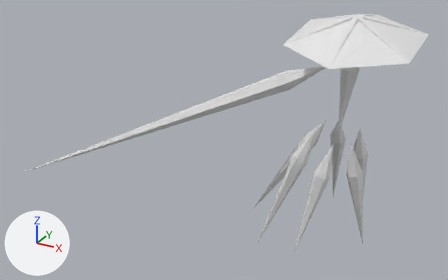
A saved change to the glTF model glb_imports/Clarity.glb.
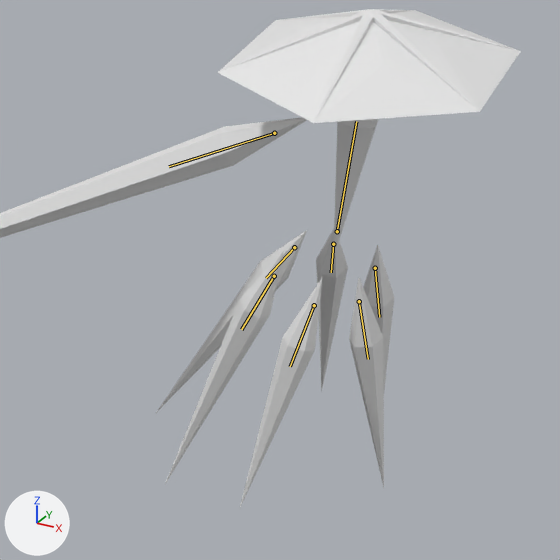
Each version is shown whole from a 50 mm lens placed at (17.7, -56.7, 27.9), pointed at (-15.2, 3.2, -2.0), then close up on the part from 40% to 100% of the width and 3% to 100% of the height. Arrows for +X, +Y and +Z are at lower left; the lights stay in place. The first two pictures are the older version. Both versions are drawn at frame 0 of the action 'WalkLeftAggressive'; the numbers are the values there. The bones that change, and the others that lie on the model, are drawn over the model as lines in the close-ups.

Names of what the first close-up shows: 'Arm', 'BackLeft', 'BackRight', 'Center', 'FrontLeft', 'FrontRight', 'Hat', 'MiddleLeft', 'MiddleRight'.
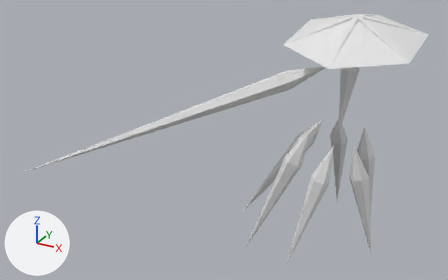
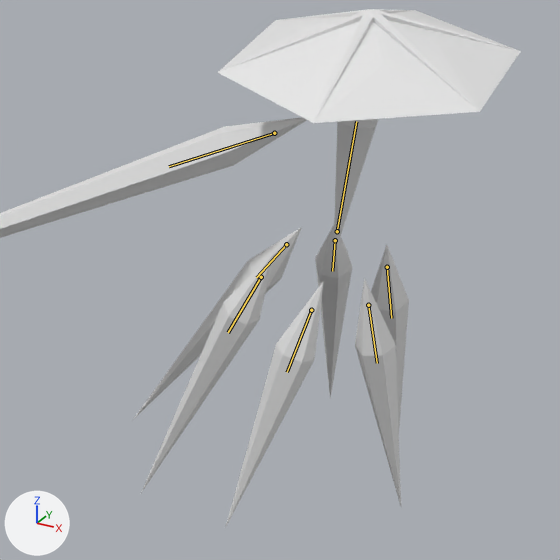
The change, as JSON lines over the scene's bpy script:
```json
{"block": "bone_middle_l", "where": "bone_middle_l = bpy.data.objects['Armature'].pose.bones['Middle.L']"}
{"op": "set", "path": "bone_middle_l.location", "old": "(1.7, -0.52, -1.64)", "new": "(1.23, -0.38, -2.07)"}
{"op": "set", "path": "bone_middle_l.scale", "old": "(0.83, 0.96, 0.84)", "new": "(1.0, 1.0, 1.0)"}
{"block": "bone_front_l", "where": "bone_front_l = bpy.data.objects['Armature'].pose.bones['Front.L']"}
{"op": "set", "path": "bone_front_l.location", "old": "(0.11, 0.36, -1.9)", "new": "(-0.38, 0.53, -1.78)"}
{"op": "set", "path": "bone_front_l.scale", "old": "(0.83, 0.99, 0.82)", "new": "(1.0, 1.0, 1.0)"}
{"block": "bone_back_l", "where": "bone_back_l = bpy.data.objects['Armature'].pose.bones['Back.L']"}
{"op": "set", "path": "bone_back_l.location", "old": "(1.82, -1.32, -0.09)", "new": "(1.89, -1.2, -0.57)"}
{"op": "set", "path": "bone_back_l.scale", "old": "(0.83, 0.93, 0.88)", "new": "(1.0, 1.0, 1.0)"}
{"block": "bone_middle_r", "where": "bone_middle_r = bpy.data.objects['Armature'].pose.bones['Middle.R']"}
{"op": "set", "path": "bone_middle_r.location", "old": "(-0.72, -0.25, 1.73)", "new": "(-0.23, -0.11, 2.14)"}
{"op": "set", "path": "bone_middle_r.scale", "old": "(0.83, 0.96, 0.84)", "new": "(1.0, 1.0, 1.0)"}
{"block": "bone_front_r", "where": "bone_front_r = bpy.data.objects['Armature'].pose.bones['Front.R']"}
{"op": "set", "path": "bone_front_r.location", "old": "(-1.41, 0.38, -0.37)", "new": "(-1.47, 0.49, 0.15)"}
{"op": "set", "path": "bone_front_r.scale", "old": "(0.83, 0.99, 0.82)", "new": "(1.0, 1.0, 1.0)"}
{"block": "bone_back_r", "where": "bone_back_r = bpy.data.objects['Armature'].pose.bones['Back.R']"}
{"op": "set", "path": "bone_back_r.location", "old": "(1.23, -0.94, 1.45)", "new": "(1.7, -0.77, 1.33)"}
{"op": "set", "path": "bone_back_r.scale", "old": "(0.83, 0.93, 0.88)", "new": "(1.0, 1.0, 1.0)"}
```

Where the change shows, as pixel boxes [x1, y1, x2, y2] in the close-ups (560 x 560 px):
```json
{"object": "MiddleRight", "change": "posed", "before": [165, 250, 284, 484], "after": [141, 253, 274, 493], "on screen": "12% wider"}
{"object": "FrontLeft", "change": "posed", "before": [349, 278, 384, 487], "after": [355, 278, 401, 506], "on screen": "31% wider, 9% taller"}
{"object": "FrontRight", "change": "posed", "before": [239, 277, 323, 509], "after": [225, 282, 323, 528], "on screen": "16% wider, 6% taller"}
{"object": "BackRight", "change": "posed", "before": [155, 230, 307, 414], "after": [134, 227, 302, 418], "on screen": "10% wider"}
{"object": "BackLeft", "change": "posed", "before": [316, 229, 348, 390], "after": [315, 225, 352, 398], "on screen": "15% wider, 7% taller"}
{"object": "MiddleLeft", "change": "posed", "before": [363, 245, 394, 389], "after": [371, 245, 409, 428]}
{"bone": "Middle.L", "before": "(375, 268) to (379, 317)", "after": "(387, 267) to (391, 318)"}
{"bone": "Front.L", "before": "(359, 301) to (368, 359)", "after": "(368, 305) to (377, 363)"}
{"bone": "Back.L", "before": "(333, 244) to (331, 272)", "after": "(335, 240) to (332, 271)"}
{"bone": "Middle.R", "before": "(274, 276) to (241, 329)", "after": "(261, 277) to (228, 332)"}
{"bone": "Front.R", "before": "(314, 305) to (290, 366)", "after": "(311, 310) to (287, 372)"}
{"bone": "Back.R", "before": "(294, 247) to (266, 278)", "after": "(286, 244) to (256, 277)"}
```
